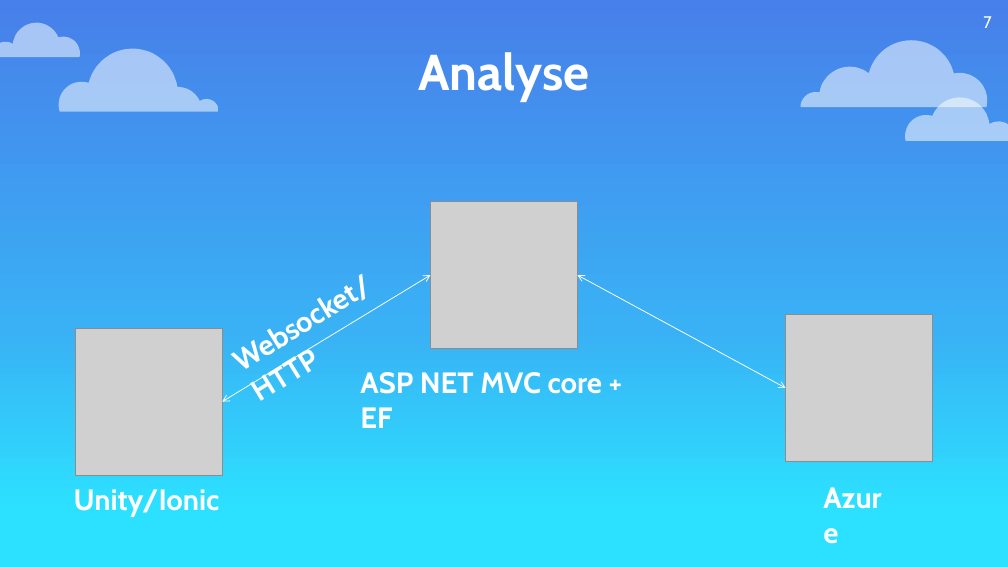
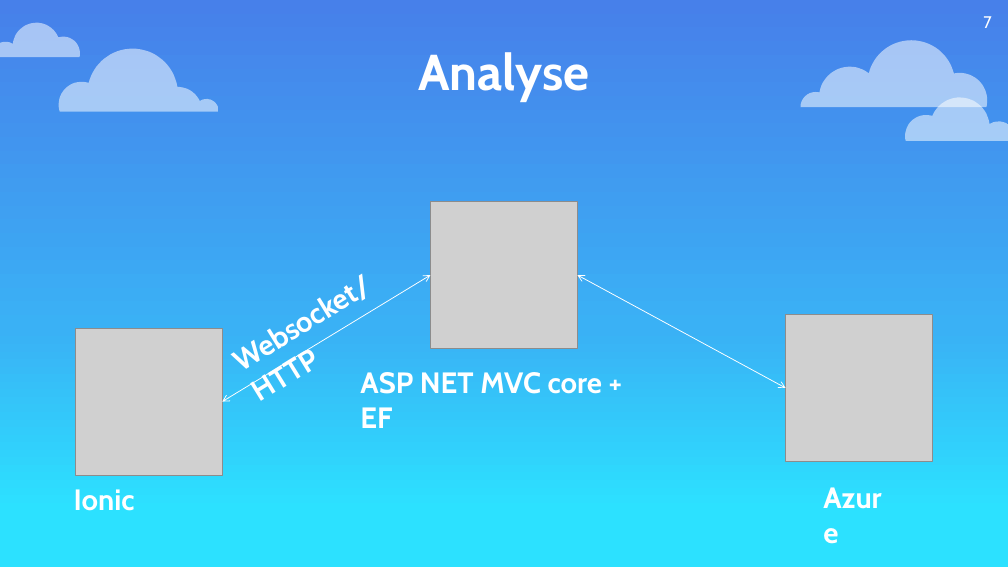
Before and after one commit to AP-Elektronica-ICT/CA1819-ARealm, a slide deck: slide 7 of doc/presentations/ARealm.pptx. Drawn at 1008x567 pixels with LibreOffice and Linux fonts; fonts in the diff are those of the drawing; grey boxes stand for pictures. Boxes give left, top, right and bottom in pixels: in the first picture for what was removed or moved away, otherwise in the second. Text is boxed around its words. In the diff, an @@ line names an element or a change of style, - is before the commit and + after.

```diff
--- a/doc/presentations/ARealm.pptx
+++ b/doc/presentations/ARealm.pptx
@@ text at bbox=[74, 489, 135, 511]: text changed @@
-Unity/Ionic
+Ionic
```
Also in this commit, not shown: 3 other files.
